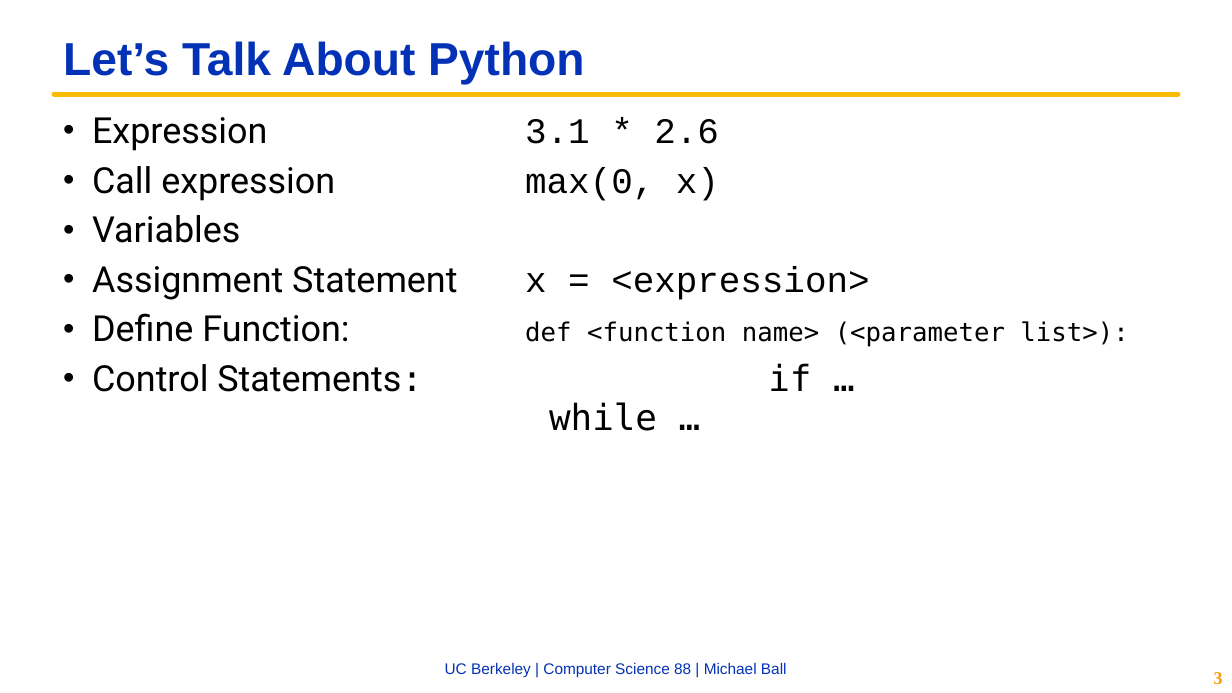
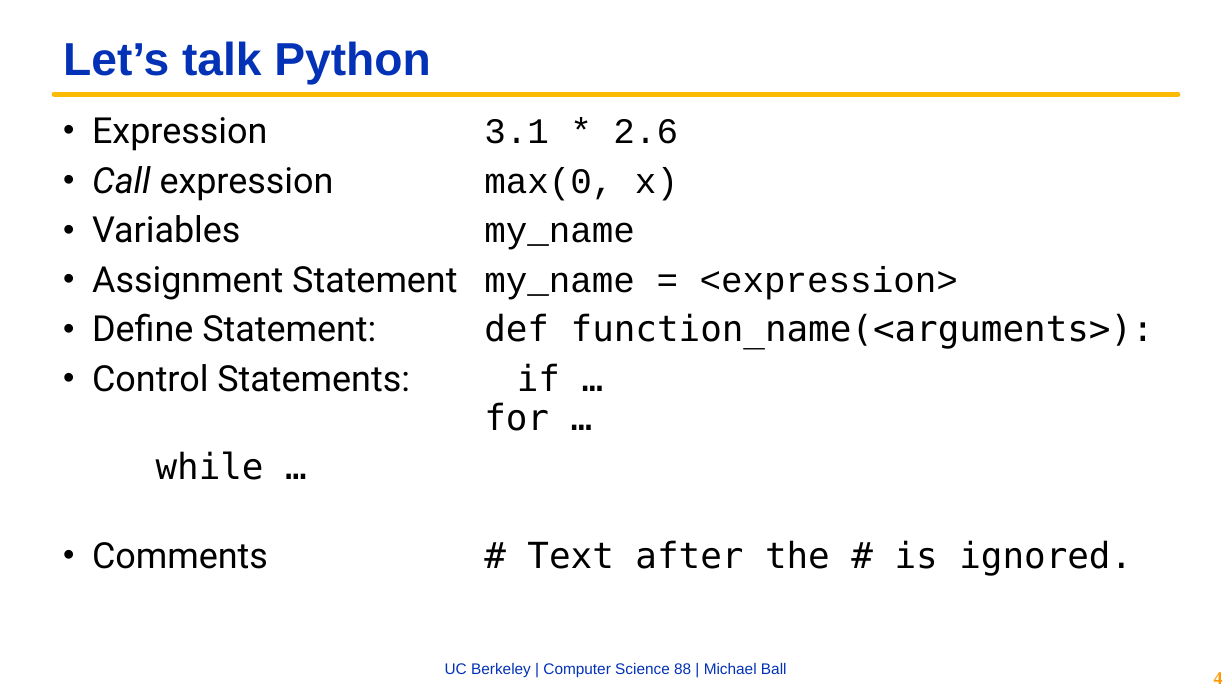
Before and after one commit to cs88-website/fa22, a slide deck: slide 4 of assets/slides/fa22/03-Loops.pptx (slide 3 before the commit). Drawn at 1232x693 pixels with LibreOffice and Linux fonts; fonts in the diff are those of the drawing; background and template pictures are left out. Boxes give left, top, right and bottom in pixels: in the first picture for what was removed or moved away, otherwise in the second. Text is boxed around its words. In the diff, an @@ line names an element or a change of style, - is before the commit and + after.

```diff
--- a/assets/slides/fa22/03-Loops.pptx
+++ b/assets/slides/fa22/03-Loops.pptx
@@ title at bbox=[63, 41, 430, 84]: text changed @@
-Let’s Talk About Python
+Let’s talk Python
@@ text at bbox=[92, 166, 678, 201]: italic on in "Call" @@
@@ text at bbox=[92, 215, 1154, 576]: text changed @@
-• Variables
-• Assignment Statement x = <expression>
-• Define Function: def <function name> (<parameter list>):
-• Control Statements: if …
-  while …
+• Variables my_name
+• Assignment Statement my_name = <expression>
+• Define Statement: def function_name(<arguments>):
+• Control Statements: if …
+  for …
+while …
+• Comments # Text after the # is ignored.
@@ page number at bbox=[1214, 672, 1223, 684]: text changed @@
-3
+4
```
Also in this commit, not shown: 9 other slides changed, 6 slides added, 3 slides removed, 4 other files.
